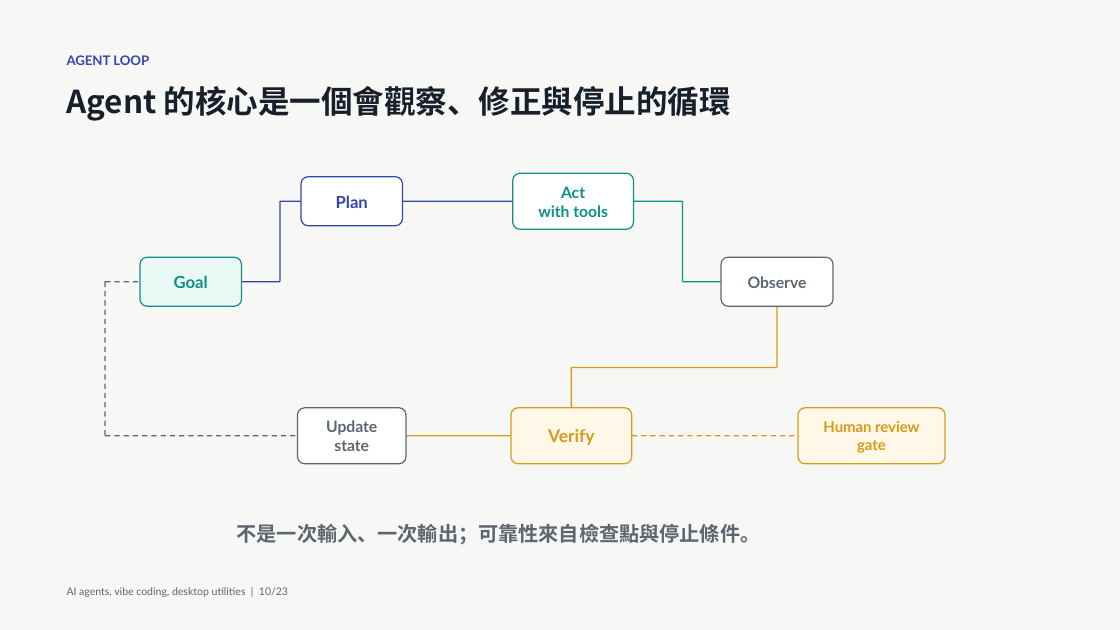
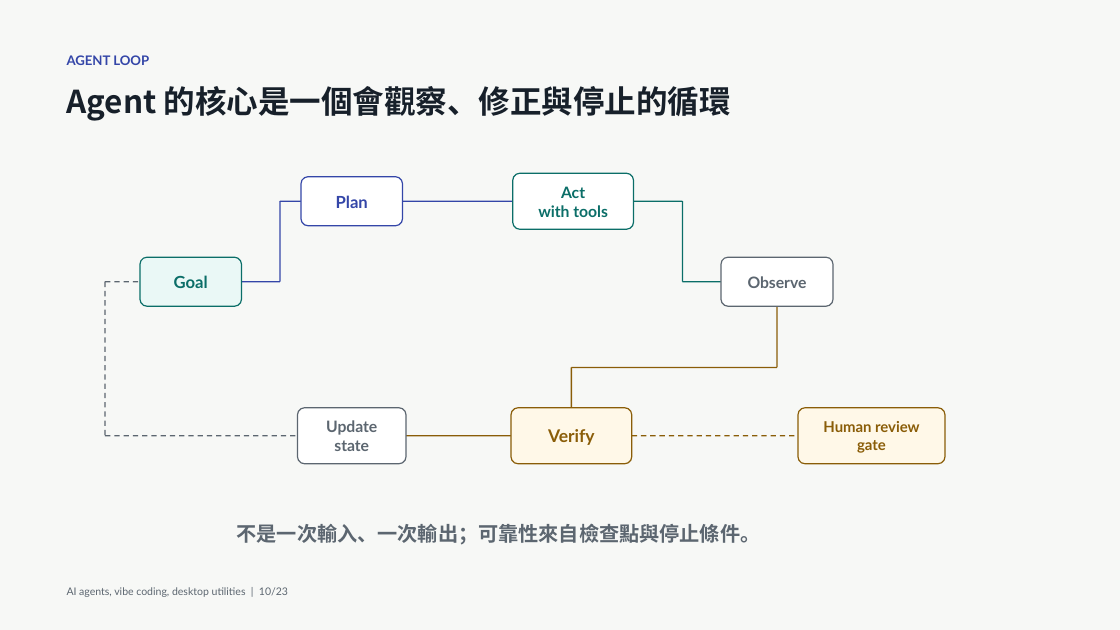
Before and after one commit to godkin1211/LLM_applications_on_BioMedicalData, a slide deck: slide 17 of slides/lesson-02-ai-agents-vibe-coding-desktop-utilities-animated.pptx. Drawn at 1120x630 pixels with LibreOffice and Linux fonts; fonts in the diff are those of the drawing. Boxes give left, top, right and bottom in pixels: in the first picture for what was removed or moved away, otherwise in the second. Text is boxed around its words. In the diff, an @@ line names an element or a change of style, - is before the commit and + after.

```diff
--- a/slides/lesson-02-ai-agents-vibe-coding-desktop-utilities-animated.pptx
+++ b/slides/lesson-02-ai-agents-vibe-coding-desktop-utilities-animated.pptx
@@ rounded rectangle "Act" at (x1=513, y1=173, x2=634, y2=229): text colour #0E8F88 to #0B6E68; outline #0E8F88 1.01 pt to #0B6E68 1.01 pt @@
@@ line (634, 202) - (682, 202): stroke #0E8F88 1.13 pt to #0B6E68 1.13 pt @@
@@ line (682, 202) - (682, 281): stroke #0E8F88 1.13 pt to #0B6E68 1.13 pt @@
@@ rounded rectangle "Goal" at (x1=140, y1=257, x2=242, y2=306): text colour #0E8F88 to #0B6E68; outline #0E8F88 1.01 pt to #0B6E68 1.01 pt @@
@@ line (682, 281) - (721, 281): stroke #0E8F88 1.13 pt to #0B6E68 1.13 pt @@
@@ line (777, 307) - (777, 368): stroke #D89A16 1.13 pt to #8A5D08 1.13 pt @@
@@ line (571, 368) - (777, 368): stroke #D89A16 1.13 pt to #8A5D08 1.13 pt @@
@@ line (571, 368) - (571, 408): stroke #D89A16 1.13 pt to #8A5D08 1.13 pt @@
@@ rounded rectangle "Verify" at (x1=511, y1=408, x2=632, y2=464): text colour #D89A16 to #8A5D08; outline #D89A16 1.01 pt to #8A5D08 1.01 pt @@
@@ rounded rectangle "Human review" at (x1=798, y1=408, x2=945, y2=464): text colour #D89A16 to #8A5D08; outline #D89A16 1.01 pt to #8A5D08 1.01 pt @@
@@ line (406, 436) - (511, 436): stroke #D89A16 1.13 pt to #8A5D08 1.13 pt @@
@@ line (632, 436) - (798, 436): stroke #D89A16 1.13 pt dashed to #8A5D08 1.13 pt dashed @@
```
Also in this commit, not shown: 28 other slides changed, 1 slide removed, 8 other files.
